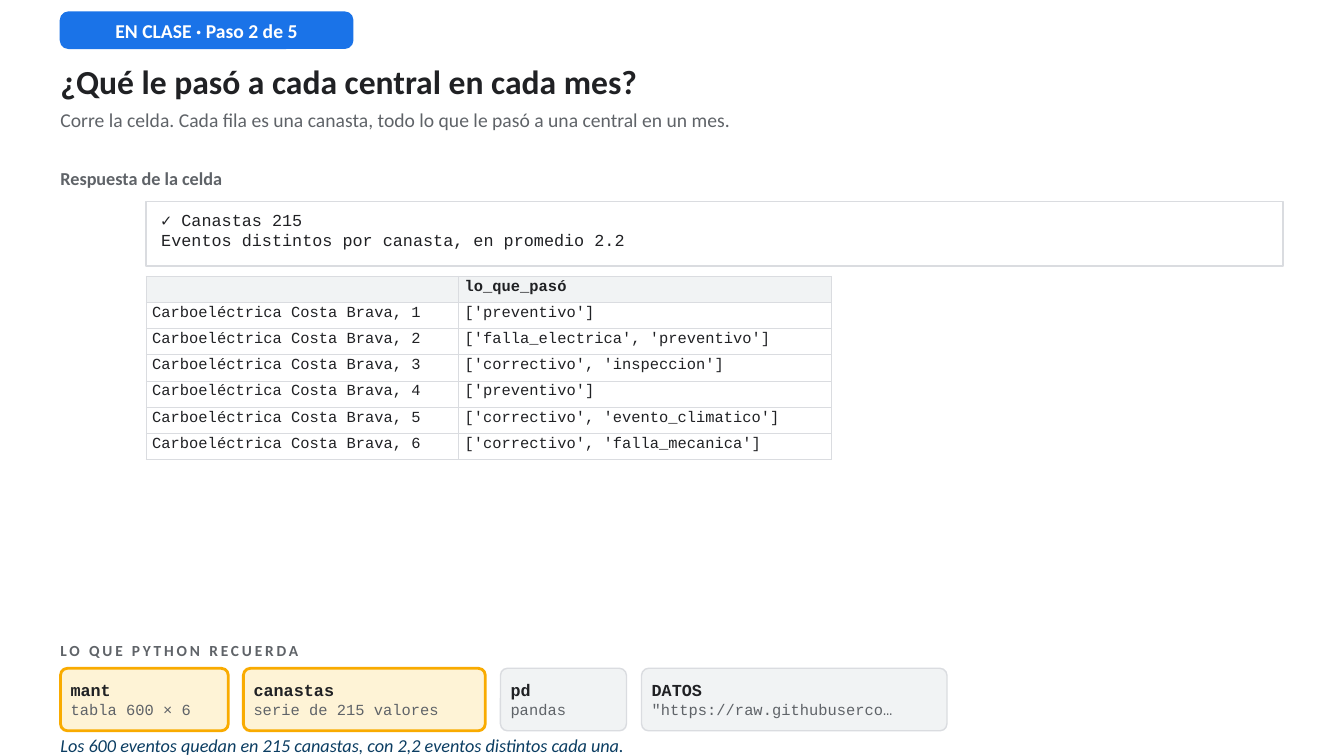
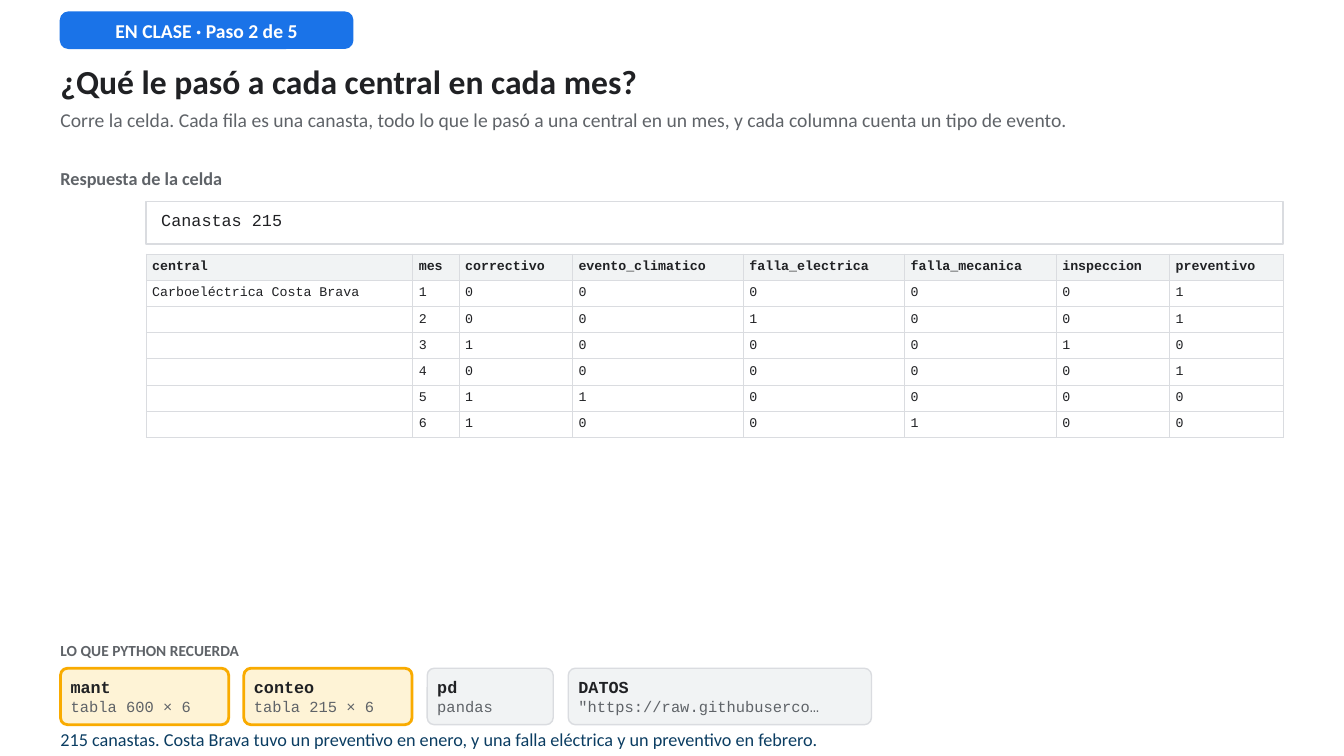
Before and after one commit to RodrigoMSB/curso-python-minergia, a slide deck: slide 11 of presentaciones/Simulador_Lab04_guiado.pptx. Drawn at 1344x756 pixels with LibreOffice and Linux fonts; fonts in the diff are those of the drawing. Boxes give left, top, right and bottom in pixels: in the first picture for what was removed or moved away, otherwise in the second. Text is boxed around its words. In the diff, an @@ line names an element or a change of style, - is before the commit and + after.

```diff
--- a/presentaciones/Simulador_Lab04_guiado.pptx
+++ b/presentaciones/Simulador_Lab04_guiado.pptx
@@ text at [60,113,1066,130]: text changed @@
-Corre la celda. Cada fila es una canasta, todo lo que le pasó a una central en un mes.
+Corre la celda. Cada fila es una canasta, todo lo que le pasó a una central en un mes, y cada columna cuenta un tipo de evento.
@@ rectangle: place and size @@
-rectangle at [146,202,1284,266]
+rectangle at [146,202,1284,244]
@@ text at [161,214,282,226]: text changed @@
-✓ Canastas 215
-Eventos distintos por canasta, en promedio 2.2
+Canastas 215
@@ table at [146,254,1284,431] @@
-column 1:  | Carboeléctrica Costa Brava, 1 | Carboeléctrica Costa Brava, 2 | Carboeléctrica Costa Brava, 3 | Carboeléctrica Costa Brava, 4 | Carboeléctrica Costa Brava, 5 | Carboeléctrica Costa Brava, 6
-column 2: lo_que_pasó | ['preventivo'] | ['falla_electrica', 'preventivo'] | ['correctivo', 'inspeccion'] | ['preventivo'] | ['correctivo', 'evento_climatico'] | ['correctivo', 'falla_mecanica']
+column 1: central | Carboeléctrica Costa Brava |  |  |  |  | 
+column 2: mes | 1 | 2 | 3 | 4 | 5 | 6
+column 3: correctivo | 0 | 0 | 1 | 0 | 1 | 1
+column 4: evento_climatico | 0 | 0 | 0 | 0 | 1 | 0
+column 5: falla_electrica | 0 | 1 | 0 | 0 | 0 | 0
+column 6: falla_mecanica | 0 | 0 | 0 | 0 | 0 | 1
+column 7: inspeccion | 0 | 0 | 1 | 0 | 0 | 0
+column 8: preventivo | 1 | 1 | 0 | 1 | 0 | 0
@@ table: place and size @@
-table at [146,276,832,456]
+table at [146,254,1284,431]
@@ text "LO QUE PYTHON RECUERDA" at [60,646,239,658]: letter spacing 2 to 0 pt @@
@@ rounded rectangle: place and size @@
-rounded rectangle at [60,668,229,731]
+rounded rectangle at [60,668,229,725]
@@ proportions changed in 4 elements at [60,668,229,725], [569,668,872,725], [427,668,554,725], [244,668,412,725] @@
@@ rounded rectangle: place and size @@
-rounded rectangle at [244,668,486,731]
+rounded rectangle at [244,668,412,725]
@@ text removed at [254,685,439,715] @@
-canastas
-serie de 215 valores
@@ text added at [254,681,374,712], 11 pt, text #5F6368 @@
+conteo
+tabla 215 × 6
@@ rounded rectangle: place and size @@
-rounded rectangle at [500,668,626,731]
+rounded rectangle at [427,668,554,725]
@@ text "pd": place and size @@
-text "pd" at [511,684,567,718]
+text "pd" at [437,681,493,715]
@@ rounded rectangle: place and size @@
-rounded rectangle at [642,668,948,731]
+rounded rectangle at [569,668,872,725]
@@ text "DATOS": place and size @@
-text "DATOS" at [652,684,893,718]
+text "DATOS" at [578,681,819,715]
@@ text at [60,733,817,749]: text changed; italic off @@
-Los 600 eventos quedan en 215 canastas, con 2,2 eventos distintos cada una.
+215 canastas. Costa Brava tuvo un preventivo en enero, y una falla eléctrica y un preventivo en febrero.
```
Also in this commit, not shown: 47 other slides changed, 24 slides added, 9 slides removed, 27 other files.
